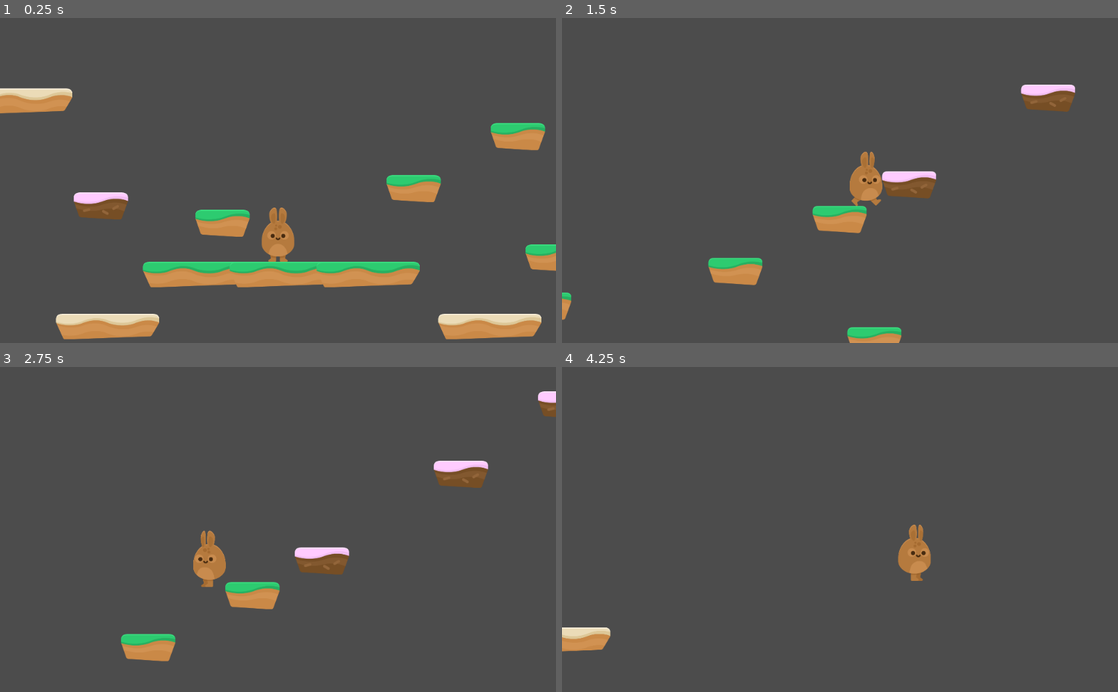
Above: before the commit, frames 1-4 (two rows, left to right).
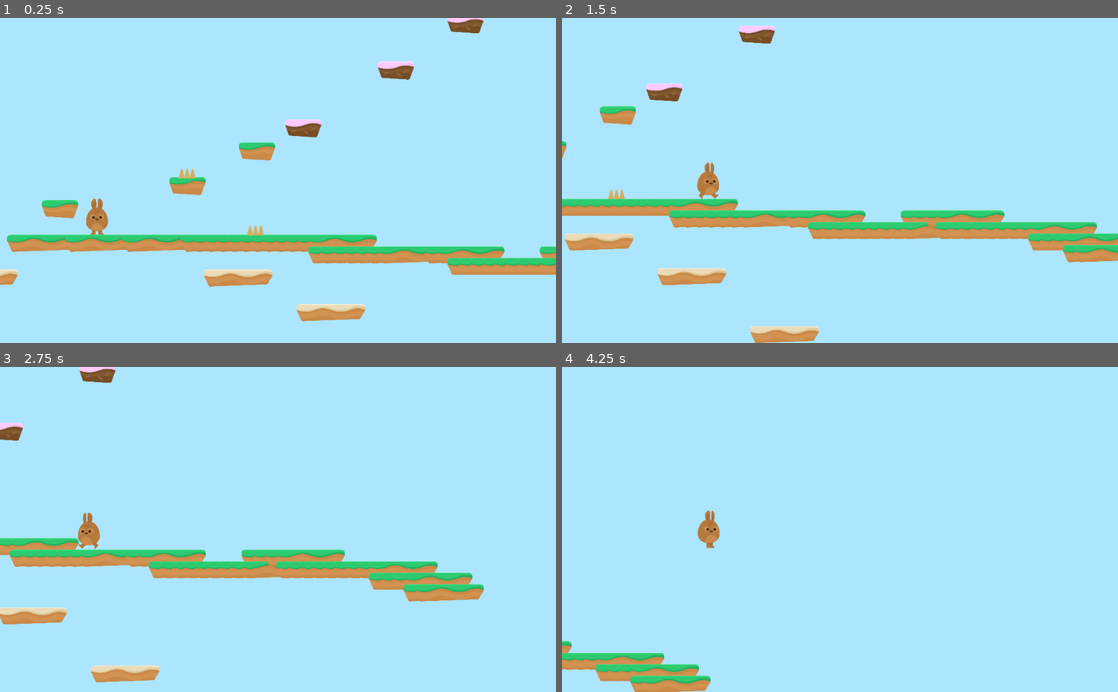
Above: after the commit, the same moments.

Repository: derek-diaz/Platformer
Game: Godot game, scene res://Levels/Level1.tscn
The game is run twice, just before and just after one commit, with the same random seed, the same clock (stepped at 60 frames per second) and the same inputs.
Inputs:
- Up to frame 1 (0.25 s): no input
- Up to frame 2 (1.5 s): hold D (Right) from 0.53 s (still down); tap Space (jump) at 0.77 s
- Up to frame 3 (2.75 s): tap Space (jump) at 1.52 s; release D (Right) at 2.03 s; hold A (Left) from 2.03 s (still down)
- Up to frame 4 (4.25 s): release A (Left) at 2.78 s; hold D (Right) from 2.78 s (still down); tap Space (jump) at 3.02, 3.77 s

The runs differ from the first frame. In frame 1, 99% of the frame differs, in the area x 0-100%, y 0-100%; in frame 2, 100%; in frame 3, 100%; in frame 4, 100%.

Commit message:
Game Over Screen added, Spikes added

Diff:
--- /dev/null
+++ b/Hazards/Hazards.gd
@@ -0,0 +1,7 @@
+extends Area2D
+
+
+
+func _on_SpikeTop_body_entered(body):
+#	if body.has_method("hurt"):
+	body.hurt()
--- /dev/null
+++ b/Hazards/SpikeTop.tscn
@@ -0,0 +1,17 @@
+[gd_scene load_steps=3 format=2]
+
+[ext_resource path="res://GFX/Environment/spikes_top.png" type="Texture" id=1]
+[ext_resource path="res://Hazards/Hazards.gd" type="Script" id=2]
+
+[node name="SpikeTop" type="Area2D"]
+modulate = Color( 0.929412, 0.729412, 0.403922, 1 )
+collision_layer = 4
+script = ExtResource( 2 )
+
+[node name="Sprite" type="Sprite" parent="."]
+texture = ExtResource( 1 )
+
+[node name="CollisionPolygon2D" type="CollisionPolygon2D" parent="."]
+visible = false
+polygon = PoolVector2Array( -47.0638, 25.8772, -33.4938, -25.0969, -30.7103, -26.6627, -27.9267, -26.6627, -15.0527, 19.2662, -3.2225, -25.6189, -0.0909882, -26.3147, 2.69258, -26.1408, 15.0447, 19.4402, 27.0488, -25.6189, 30.1804, -26.1408, 32.268, -25.6189, 46.8818, 26.0512 )
+[connection signal="body_entered" from="." to="." method="_on_SpikeTop_body_entered"]
--- /dev/null
+++ b/Levels/GameOver.gd
@@ -0,0 +1,6 @@
+extends Control
+
+
+
+func _on_RestartButton_pressed():
+	get_tree().change_scene("res://Levels/Level1.tscn")
--- /dev/null
+++ b/Levels/GameOver.tscn
@@ -0,0 +1,70 @@
+[gd_scene load_steps=7 format=2]
+
+[ext_resource path="res://GFX/Background/bg_layer1.png" type="Texture" id=1]
+[ext_resource path="res://Fonts/candles_.ttf" type="DynamicFontData" id=2]
+[ext_resource path="res://GFX/HUD/lifes.png" type="Texture" id=3]
+[ext_resource path="res://Levels/GameOver.gd" type="Script" id=4]
+
+[sub_resource type="DynamicFont" id=1]
+size = 128
+outline_color = Color( 0, 0, 0, 1 )
+font_data = ExtResource( 2 )
+
+[sub_resource type="DynamicFont" id=2]
+size = 64
+font_data = ExtResource( 2 )
+
+[node name="GameOver" type="Control"]
+anchor_right = 1.0
+anchor_bottom = 1.0
+script = ExtResource( 4 )
+__meta__ = {
+"_edit_use_anchors_": false
+}
+
+[node name="TextureRect" type="TextureRect" parent="."]
+anchor_right = 1.0
+anchor_bottom = 1.0
+texture = ExtResource( 1 )
+expand = true
+
+[node name="CenterContainer" type="CenterContainer" parent="."]
+anchor_right = 1.0
+anchor_bottom = 1.0
+
+[node name="VBoxContainer" type="VBoxContainer" parent="CenterContainer"]
+margin_left = 150.0
+margin_top = 175.0
+margin_right = 874.0
+margin_bottom = 425.0
+
+[node name="Label" type="Label" parent="CenterContainer/VBoxContainer"]
+margin_right = 724.0
+margin_bottom = 164.0
+custom_fonts/font = SubResource( 1 )
+custom_colors/font_color = Color( 0, 0, 0, 1 )
+text = "Game Over"
+
+[node name="HBoxContainer" type="HBoxContainer" parent="CenterContainer/VBoxContainer"]
+margin_top = 168.0
+margin_right = 724.0
+margin_bottom = 250.0
+alignment = 1
+
+[node name="Label" type="Label" parent="CenterContainer/VBoxContainer/HBoxContainer"]
+margin_left = 164.0
+margin_right = 504.0
+margin_bottom = 82.0
+custom_fonts/font = SubResource( 2 )
+custom_colors/font_color = Color( 0, 0, 0, 1 )
+text = "Try Again"
+
+[node name="RestartButton" type="TextureButton" parent="CenterContainer/VBoxContainer/HBoxContainer"]
+margin_left = 508.0
+margin_right = 560.0
+margin_bottom = 82.0
+texture_normal = ExtResource( 3 )
+__meta__ = {
+"_edit_use_anchors_": false
+}
+[connection signal="pressed" from="CenterContainer/VBoxContainer/HBoxContainer/RestartButton" to="." method="_on_RestartButton_pressed"]
--- a/Levels/Level1.tscn
+++ b/Levels/Level1.tscn
@@ -1,14 +1,24 @@
-[gd_scene load_steps=3 format=2]
+[gd_scene load_steps=4 format=2]
 
 [ext_resource path="res://Player/Player.tscn" type="PackedScene" id=1]
 [ext_resource path="res://Levels/Tileset.tres" type="TileSet" id=2]
+[ext_resource path="res://Hazards/SpikeTop.tscn" type="PackedScene" id=3]
 
 [node name="Level1" type="Node2D"]
 
 [node name="Player" parent="." instance=ExtResource( 1 )]
+collision_mask = 6
 
 [node name="TileMap" type="TileMap" parent="."]
 tile_set = ExtResource( 2 )
 collision_layer = 2
 format = 1
-tile_data = PoolIntArray( -851923, 1, 0, -458714, 1, 0, -196 …(112 unchanged characters)… 766, 3, 0, 589820, 1, 0, 589827, 3, 0, 720918, 3, 0, 786432, 2, 0, 786437, 2, 0, 786442, 2, 0, 983003, 1, 0, 1048571, 4, 0, 983057, 4, 0, 1179636, 4, 0, 1179637, 4, 0, 11796 …(115 unchanged characters)…
+tile_data = PoolIntArray( -851923, 1, 0, -458714, 1, 0, -196 …(112 unchanged characters)… 766, 3, 0, 589820, 1, 0, 589827, 3, 0, 786432, 2, 0, 786437, 2, 0, 786442, 2, 0, 786447, 2, 0, 786448, 2, 0, 786449, 2, 0, 786450, 2, 0, 786451, 2, 0, 786452, 2, 0, 786453, 2, 0, 786454, 2, 0, 786455, 2, 0, 786456, 2, 0, 786457, 2, 0, 786458, 2, 0, 851994, 2, 0, 851995, 2, 0, 851996, 2, 0, 851997, 2, 0, 851998, 2, 0, 851999, 2, 0, 852000, 2, 0, 852004, 2, 0, 852005, 2, 0, 852014, 2, 0, 852015, 2, 0, 852016, 2, 0, 852017, 2, 0, 983003, 1, 0, 917542, 2, 0, 917543, 2, 0, 917544, 2, 0, 917545, 2, 0, 917546, 2, 0, 917547, 2, 0, 917548, 2, 0, 917549, 2, 0, 917550, 2, 0, 917553, 2, 0, 917554, 2, 0, 917555, 2, 0, 917556, 2, 0, 917557, 2, 0, 917558, 2, 0, 917559, 2, 0, 917560, 2, 0, 917561, 2, 0, 1048571, 4, 0, 983057, 4, 0, 983097, 2, 0, 983098, 2, 0, 983099, 2, 0, 983100, 2, 0, 1048636, 2, 0, 1048637, 2, 0, 1179636, 4, 0, 1179637, 4, 0, 11796 …(115 unchanged characters)…
+
+[node name="Hazards" type="Node" parent="."]
+
+[node name="SpikeTop" parent="Hazards" instance=ExtResource( 3 )]
+position = Vector2( 1373.57, 742.765 )
+
+[node name="SpikeTop2" parent="Hazards" instance=ExtResource( 3 )]
+position = Vector2( 995.38, 427.294 )
--- a/Player/Player.gd
+++ b/Player/Player.gd
@@ -6,6 +6,9 @@
 const GRAVITY = 300
 const UP = Vector2(0,-1)
 const JUMP_SPEED = 5000
+const WORLD_LIMIT = 4000
+
+var lives = 3
 
 signal animate
 
@@ -18,8 +21,12 @@
 
 
 func apply_gravity():
+	if position.y > WORLD_LIMIT:
+		end_game()
 	if is_on_floor():
 		motion.y = 0
+	elif is_on_ceiling():
+		motion.y = 1
 	else:
 		motion.y += GRAVITY
 
@@ -37,3 +44,14 @@
 
 func animate():
 	emit_signal("animate", motion)
+
+func end_game():
+	get_tree().change_scene("res://Levels/GameOver.tscn")
+
+func hurt():
+	position.y -= 1
+	yield(get_tree(), "idle_frame")
+	motion.y -= JUMP_SPEED
+	lives -= 1
+	if lives < 0:
+		end_game()
--- a/Player/Player.tscn
+++ b/Player/Player.tscn
@@ -1,7 +1,11 @@
-[gd_scene load_steps=4 format=2]
+[gd_scene load_steps=8 format=2]
 
 [ext_resource path="res://Player/PlayerAnimation.tscn" type="PackedScene" id=1]
 [ext_resource path="res://Player/Player.gd" type="Script" id=2]
+[ext_resource path="res://GFX/Background/bg_layer1.png" type="Texture" id=3]
+[ext_resource path="res://GFX/Background/bg_layer2.png" type="Texture" id=4]
+[ext_resource path="res://GFX/Background/bg_layer3.png" type="Texture" id=5]
+[ext_resource path="res://GFX/Background/bg_layer4.png" type="Texture" id=6]
 
 [sub_resource type="CapsuleShape2D" id=1]
 radius = 59.537
@@ -22,7 +26,59 @@
 [node name="PlayerAnimation" parent="." instance=ExtResource( 1 )]
 
 [node name="Camera2D" type="Camera2D" parent="."]
+position = Vector2( 1000, 0 )
 current = true
-zoom = Vector2( 2, 2 )
+zoom = Vector2( 3, 3 )
 smoothing_enabled = true
+
+[node name="ParallaxBackground" type="ParallaxBackground" parent="Camera2D"]
+scroll_base_offset = Vector2( 0, -1000 )
+scroll_ignore_camera_zoom = true
+
+[node name="ParallaxLayer" type="ParallaxLayer" parent="Camera2D/ParallaxBackground"]
+motion_mirroring = Vector2( 2048, 2048 )
+
+[node name="TextureRect" type="TextureRect" parent="Camera2D/ParallaxBackground/ParallaxLayer"]
+margin_right = 40.0
+margin_bottom = 40.0
+texture = ExtResource( 3 )
+__meta__ = {
+"_edit_use_anchors_": false
+}
+
+[node name="ParallaxLayer2" type="ParallaxLayer" parent="Camera2D/ParallaxBackground"]
+motion_scale = Vector2( 0.25, 1 )
+motion_mirroring = Vector2( 2048, 0 )
+
+[node name="TextureRect" type="TextureRect" parent="Camera2D/ParallaxBackground/ParallaxLayer2"]
+margin_right = 40.0
+margin_bottom = 40.0
+texture = ExtResource( 4 )
+__meta__ = {
+"_edit_use_anchors_": false
+}
+
+[node name="ParallaxLayer3" type="ParallaxLayer" parent="Camera2D/ParallaxBackground"]
+motion_scale = Vector2( 0.5, 1 )
+motion_mirroring = Vector2( 2048, 0 )
+
+[node name="TextureRect" type="TextureRect" parent="Camera2D/ParallaxBackground/ParallaxLayer3"]
+margin_right = 40.0
+margin_bottom = 40.0
+texture = ExtResource( 5 )
+__meta__ = {
+"_edit_use_anchors_": false
+}
+
+[node name="ParallaxLayer4" type="ParallaxLayer" parent="Camera2D/ParallaxBackground"]
+motion_scale = Vector2( 0.75, 1 )
+motion_mirroring = Vector2( 2048, 0 )
+
+[node name="TextureRect" type="TextureRect" parent="Camera2D/ParallaxBackground/ParallaxLayer4"]
+margin_right = 40.0
+margin_bottom = 40.0
+texture = ExtResource( 6 )
+__meta__ = {
+"_edit_use_anchors_": false
+}
 [connection signal="animate" from="." to="PlayerAnimation" method="_on_Player_animate"]
--- a/project.godot
+++ b/project.godot
@@ -42,6 +42,7 @@
 
 2d_physics/layer_1="Player"
 2d_physics/layer_2="Terrain"
+2d_physics/layer_3="Hazards"
 
 [rendering]
 
